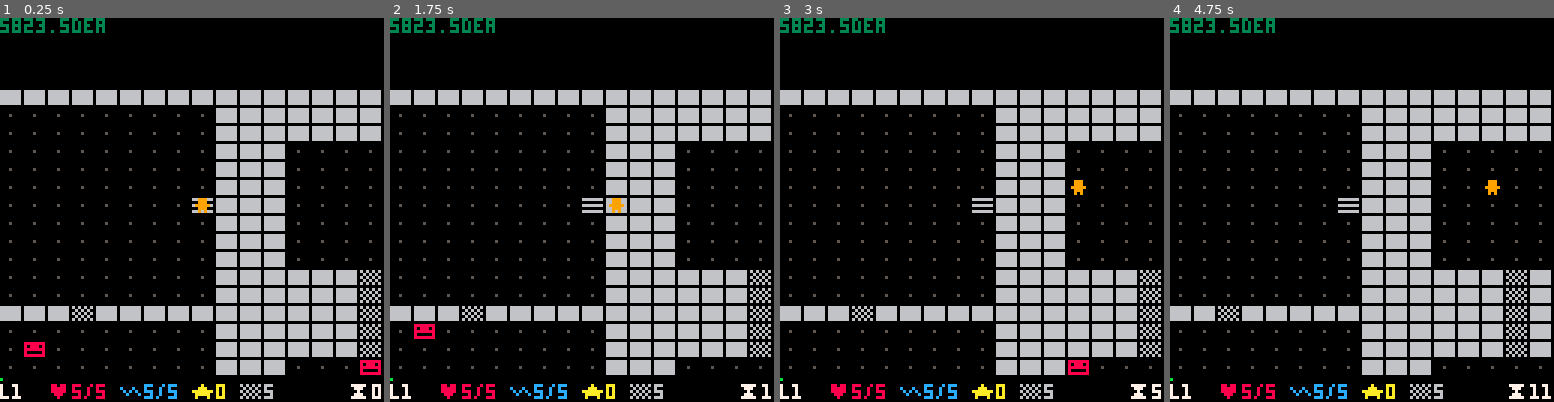
Above: before the commit, frames 1-4 (left to right).
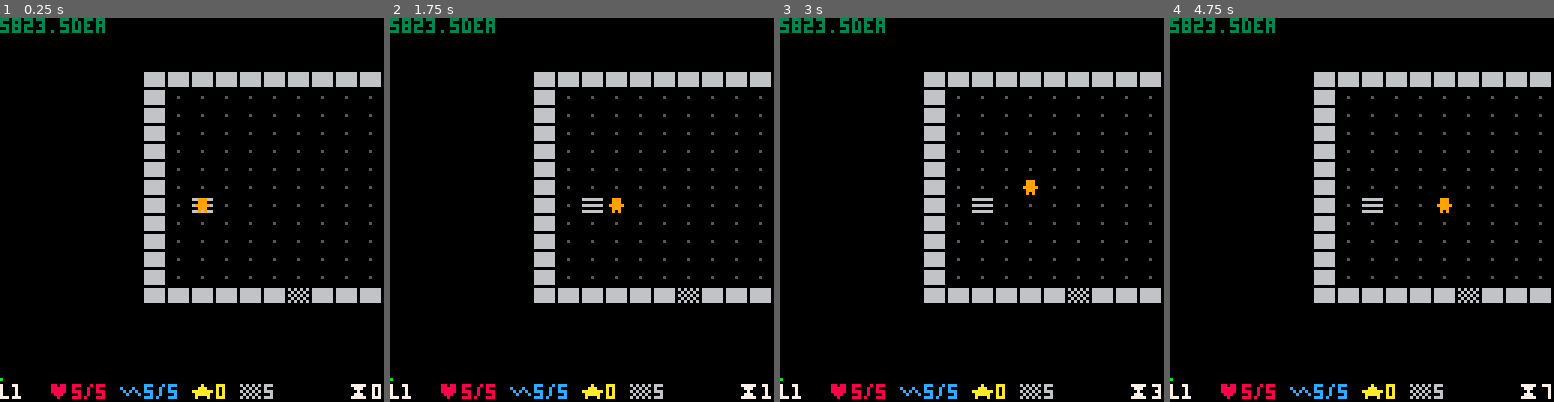
Above: after the commit, the same moments.

Repository: tobiasvl/pico-rl
Game: PICO-8 cartridge rogue.p8
The game is run twice, just before and just after one commit, with the same random seed, the same clock (stepped at 60 frames per second) and the same inputs.
Inputs:
- Up to frame 1 (0.25 s): no input
- Up to frame 2 (1.75 s): tap X (X key) at 0.33, 1.07 s; tap O (Z key) at 0.7, 1.7 s; hold Right from 1.6 s (still down)
- Up to frame 3 (3 s): tap X (X key) at 1.85, 2.97 s; release Right at 2.1 s; tap O (Z key) at 2.1, 2.5, 2.9 s; hold Up 2.15-2.42 s; hold Right from 2.47 s (still down)
- Up to frame 4 (4.75 s): release Right at 3.03 s; hold Left 3.08-3.58 s; tap O (Z key) every 0.4 s from 3.3 to 4.5 s; hold Down 3.63-3.97 s; hold Right 4.02-4.68 s; tap X (X key) at 4.08 s; hold Up from 4.73 s (still down)

The runs differ from the first frame. In frame 1, 25% of the frame differs, in the area x 0-100%, y 14-93%; in frame 2, 24%; in frame 3, 25%; in frame 4, 26%, in the area x 0-100%, y 14-100%.

Commit message:
Fog of war

Diff:
--- a/rogue.p8
+++ b/rogue.p8
@@ -33,7 +33,7 @@
   move=function(self,move)
    local x=self.x+dirs[move][1]
    local y=self.y+dirs[move][2]
-   if x>0 and x<=dungeon._width and y>0 and y<=dungeon._height then--and dungeon.map[x][y]!=1 then
+   if x>0 and x<=dungeon._width and y>0 and y<=dungeon._height and dungeon.map[x][y]!=1 then
     self.x,self.y=x,y
    end
   end
@@ -42,15 +42,20 @@
 
  generate_dungeon=gendun_rogue
  dungeon=generate_dungeon(50,50,4,4)
+ fogmap=generate_fogmap(dungeon.map)
 
  --generate dummy mobs
  for _=1,7 do
-  add(mobs,mob:new({
-   c="😐",
-   hp=1,
-   x=flr(rnd(dungeon._width)),
-   y=flr(rnd(dungeon._height))
-  }))
+   local x,y
+   repeat
+     x,y=ceil(rnd(dungeon._width)),ceil(rnd(dungeon._height))
+   until dungeon.map[x][y]==0
+   add(mobs,mob:new({
+     c="😐",
+     hp=1,
+     x=x,
+     y=y
+   }))
  end
 
  cam={x=-player.x*w+64,y=-player.y*h+60}
@@ -69,9 +74,23 @@
 end
 -->8
 --generate dungeon
+
 function gendun_rogue(w, h, gw, gh)
   -- https://web.archive.org/web/20130510010345/http://kuoi.com/~kamikaze/gamedesign/art07_rogue_dungeon.php
   local map={}
+  local grid={}
+  local rooms={}
+  local unconnected={}
+
+  function connect_rooms(r1,r2)
+    add(r1.connected_neighbors,r2)
+    add(r2.connected_neighbors,r1)
+    r1.connected=true
+    r2.connected=true
+    del(unconnected,r1)
+    del(unconnected,r2)
+  end
+
   for x=1,w do
     local col=add(map,{})
     for y=1,h do
@@ -79,11 +98,12 @@
     end
   end
   --1 2
-  local grid={}
   for y=1,gh do
     local col=add(grid,{})
     for x=1,gw do
-      add(col,{connected=false,neighbors={},connected_neighbors={}})
+      local room=add(col,{connected=false,neighbors={},connected_neighbors={},gx=x,gy=y})
+      add(rooms,room)
+      add(unconnected,room)
     end
   end
 
@@ -106,17 +126,14 @@
   local gx=flr(rnd(#grid[1]))+1
   local room=grid[gy][gx]
   room.connected=true
+  del(unconnected,room)
   local start=room
-  printh("starting with "..gx..","..gy)
 
   --4
   ::continue::
   for n in all(room.neighbors) do
     if not n.connected then
-      add(room.connected_neighbors,n)
-      add(n.connected_neighbors,room)
-      room.connected=true
-      n.connected=true
+      connect_rooms(room,n)
       room=n
       goto continue
     end
@@ -124,39 +141,39 @@
 
   --5
   local goal
-  do
-    local room
-    for y=1,gh do
-      for x=1,gw do
-        room=grid[y][x]
-        if not room.connected then
-          for n in all(room.neighbors) do
-            printh("unconnected, attempting to connect "..x..","..y)
-            if n.connected then
-              add(room.connected_neighbors,n)
-              add(n.connected_neighbors,room)
-              room.connected=true
-              n.connected=true
-              printh("connected")
-              break
-            end
-          end
+  -- this is not very efficient
+  while #unconnected>0 do
+    for room in all(unconnected) do
+      for n in all(room.neighbors) do
+        if n.connected then
+          connect_rooms(room,n)
+          break
         end
       end
     end
-    goal=room
-  end
+  end
+  goal=room
 
   --6
-  for y=1,gh do
-    for x=1,gw do
-      if not grid[y][x].connected then
-        printh("still unconnected: "..x..","..y)
-      end
-    end
+  assert(#unconnected==0)
+  for room in all(rooms) do
+    assert(room.connected)
   end
 
   --7
+  for _=0,flr(rnd(gw)) do
+    local room=rooms[ceil(rnd(#rooms))]
+    for n in all(room.neighbors) do
+      for n2 in all(room.connected_neighbors) do
+        if n==n2 then
+          goto next_room
+        end
+      end
+      connect_rooms(room,n)
+      break
+      ::next_room::
+    end
+  end
 
   --8 carve
   for y=1,gh do
@@ -179,8 +196,8 @@
     for x=1,gw do
       local room=grid[y][x]
       for n in all(room.connected_neighbors) do
-        local start={x=room.start_x+(room.end_x-room.start_x)/2,y=room.start_y+(room.end_y-room.start_y)/2}
-        local goal={x=n.start_x+(n.end_x-n.start_x)/2,y=n.start_y+(n.end_y-n.start_y)/2}
+        local start={x=room.start_x+flr((room.end_x-room.start_x)/2),y=room.start_y+flr((room.end_y-room.start_y)/2)}
+        local goal={x=n.start_x+flr((n.end_x-n.start_x)/2),y=n.start_y+flr((n.end_y-n.start_y)/2)}
         --start={x=flr(rnd(room.end_x-room.start_x))+room.start_x+1,y=flr(rnd(room.end_y-room.start_y))+room.start_y+1}
         --goal={x=flr(rnd(n.end_x-n.start_x))+n.start_x+1,y=flr(rnd(n.end_y-n.start_y))+n.start_y+1}
         local dir_x=sgn(goal.x-start.x)
@@ -228,10 +245,57 @@
   dungeon._height=h
   dungeon.map=map
   dungeon.grid=grid
+  dungeon.rooms=rooms
   dungeon._doors={}
+  dungeon.start=start
   return dungeon
 end
 
+function generate_fogmap(map)
+  local fogmap={}
+  for x=1,#map do
+    add(fogmap,{})
+    for y=1,#map[1] do
+      add(fogmap[i],0)
+    end
+  end
+  return fogmap
+end
+
+function coords_to_room(x,y)
+  for room in all(dungeon.rooms) do
+    if x>=room.start_x and x<=room.end_x and y>=room.start_y and y<=room.end_y then
+      return room
+    end
+  end
+end
+
+function unfogroom(room)
+  if dungeon.map[player.x][player.y]==2 then
+    for dir in all(dirs) do --eight or four?
+      local x,y=player.x+dir[1],player.y+dir[2]
+      if dungeon.map[x][y]==2 or dungeon.map[x][y]==0 then
+        fogmap[x][y]=1
+      end
+    end
+    return
+  end
+  for x=room.start_x-1,room.end_x+1 do
+    for y=room.start_y-1,room.end_y+1 do
+      fogmap[x][y]=1
+    end
+  end
+end
+
+function fogdungeon()
+  for x=1,#dungeon.map do
+    for y=1,#dungeon.map[1] do
+      if fogmap[x][y]==1 then
+        fogmap[x][y]=2
+      end
+    end
+  end
+end
 -->8
 --update
 function _update()
@@ -319,18 +383,27 @@
  end
 ]]
 
+ fogdungeon()
+ unfogroom(coords_to_room(player.x,player.y))
+
  for x=1,dungeon._width do
   for y=1,dungeon._height do
-   local item=dungeon.map[x][y]
-   if item==1 then
-    print("█",x*w+cam.x,y*h+cam.y,6)
-   elseif item==2 then
-    print("▒",x*w+cam.x,y*h+cam.y,6)
-  elseif item==3 then
-    print("▤",x*w+cam.x,y*h+cam.y,6)
-   else
-    print(".",x*w+cam.x+2,y*h+cam.y-2,5)
-   end
+    local c=6
+    if fogmap[x][y]==2 then
+      c=5
+    end
+    if fogmap[x][y]==1 or fogmap[x][y]==2 then
+     local item=dungeon.map[x][y]
+     if item==1 then
+      print("█",x*w+cam.x,y*h+cam.y,c)
+     elseif item==2 then
+      print("▒",x*w+cam.x,y*h+cam.y,c)
+    elseif item==3 then
+      print("▤",x*w+cam.x,y*h+cam.y,c)
+     else
+      if (fogmap[x][y]==1) print(".",x*w+cam.x+2,y*h+cam.y-2,5)
+     end
+    end
   end
  end
 
@@ -339,7 +412,9 @@
  end
 
  for m in all(mobs) do
-  print(m.c,m.x*w+cam.x,m.y*h+cam.y,m.col)
+  if fogmap[m.x][m.y]==1 then
+    print(m.c,m.x*w+cam.x,m.y*h+cam.y,m.col)
+  end
  end
 
  drawhud()
